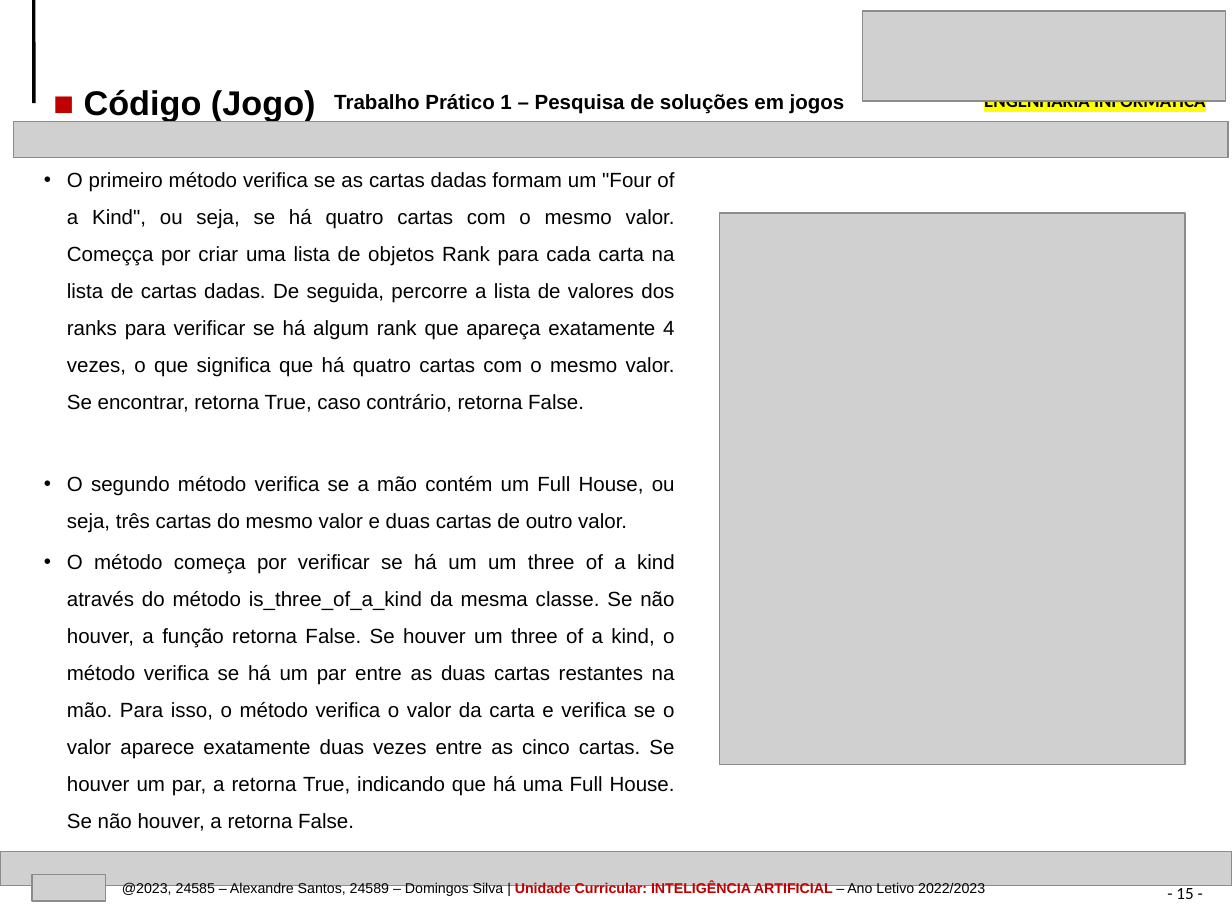
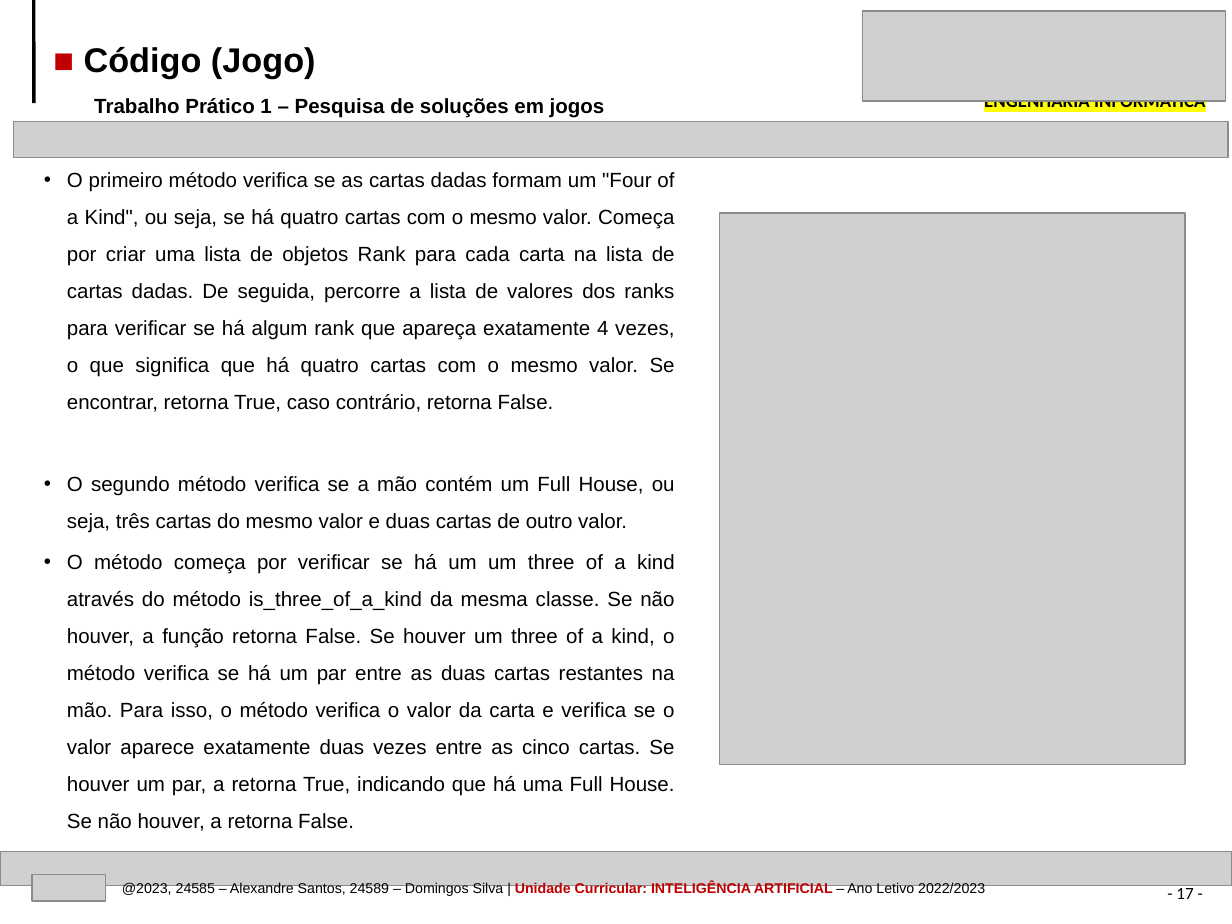
Before and after one commit to AlexandrePSantos/IPVC_EI_IA_TP1_TexasHoldEm, a slide deck: slide 17 of IPVC-EI-IA-TrabPratico1-Pesquisa_solucoes_jogos-24585-24589.pptx (slide 15 before the commit). Drawn at 1232x924 pixels with LibreOffice and Linux fonts; fonts in the diff are those of the drawing; grey boxes stand for pictures. Boxes give left, top, right and bottom in pixels: in the first picture for what was removed or moved away, otherwise in the second. Text is boxed around its words. In the diff, an @@ line names an element or a change of style, - is before the commit and + after.

```diff
--- a/IPVC-EI-IA-TrabPratico1-Pesquisa_solucoes_jogos-24585-24589.pptx
+++ b/IPVC-EI-IA-TrabPratico1-Pesquisa_solucoes_jogos-24585-24589.pptx
@@ text "■ Código (Jogo)" moved from (x1=84, y1=90, x2=316, y2=121) to (x1=84, y1=47, x2=316, y2=79) @@
@@ text "Trabalho Prático 1 – Pesquisa ..." moved from (x1=334, y1=94, x2=845, y2=114) to (x1=94, y1=98, x2=605, y2=118) @@
@@ text at (x1=67, y1=172, x2=675, y2=412): text changed @@
-• O primeiro método verifica se as cartas dadas formam um "Four of a Kind", ou seja, se há quatro cartas com o mesmo valor. Começça por criar uma lista de objetos Rank para cada carta na lista de cartas dadas. De seguida, percorre a lista de valores dos ranks para verificar se há algum rank que apareça exatamente 4 vezes, o que significa que há quatro cartas com o mesmo valor. Se encontrar, retorna True, caso contrário, retorna False.
+• O primeiro método verifica se as cartas dadas formam um "Four of a Kind", ou seja, se há quatro cartas com o mesmo valor. Começa por criar uma lista de objetos Rank para cada carta na lista de cartas dadas. De seguida, percorre a lista de valores dos ranks para verificar se há algum rank que apareça exatamente 4 vezes, o que significa que há quatro cartas com o mesmo valor. Se encontrar, retorna True, caso contrário, retorna False.
@@ page number at (x1=1176, y1=885, x2=1193, y2=899): text changed @@
-- 15 -
+- 17 -
```
Also in this commit, not shown: 28 other slides changed, 6 slides added, 39 other files.
